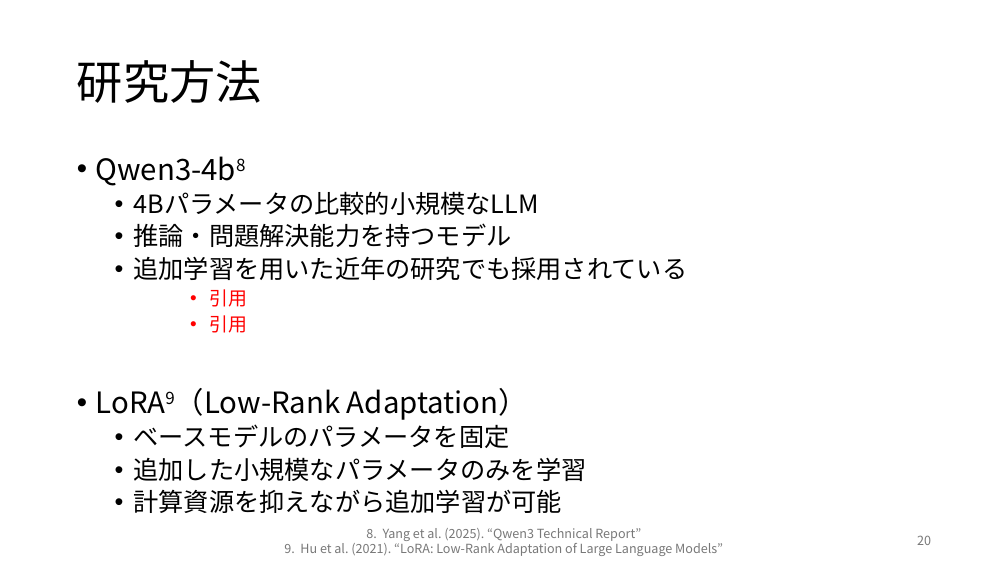
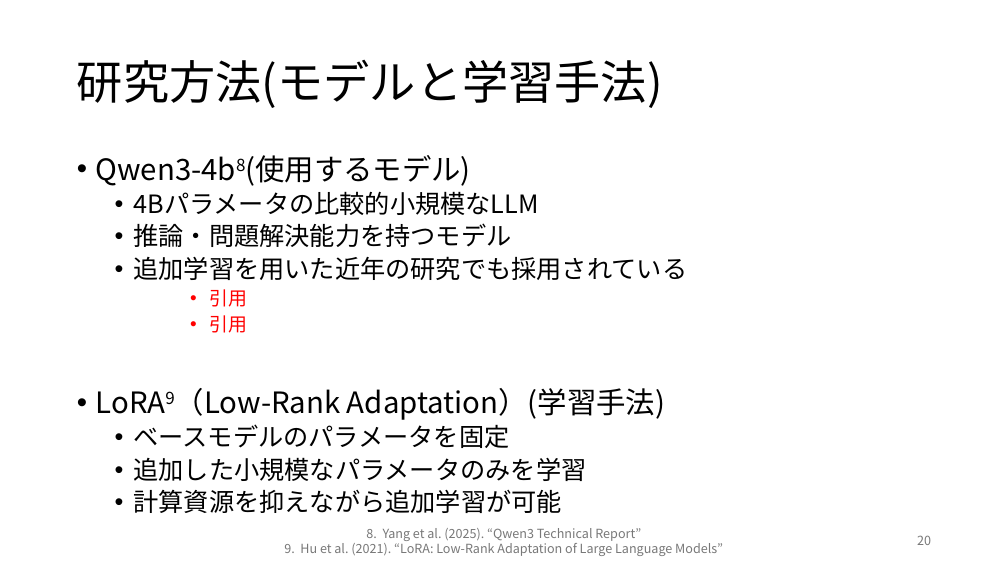
Before and after one commit to rollotea/array-task, a slide deck: slide 20 of 生成AIの追加学習による問題.pptx. Drawn at 1008x567 pixels with LibreOffice and Linux fonts; fonts in the diff are those of the drawing. Boxes give left, top, right and bottom in pixels: in the first picture for what was removed or moved away, otherwise in the second. Text is boxed around its words. In the diff, an @@ line names an element or a change of style, - is before the commit and + after.

```diff
--- a/生成AIの追加学習による問題.pptx
+++ b/生成AIの追加学習による問題.pptx
@@ title at <box>77,60,663,108</box>: text changed @@
-研究方法
+研究方法(モデルと学習手法)
@@ text at <box>96,155,470,186</box>: text changed @@
-• Qwen3-4b8
+• Qwen3-4b8(使用するモデル)
@@ text at <box>175,388,665,420</box>: text changed @@
-• LoRA9（Low-Rank Adaptation）
+• LoRA9（Low-Rank Adaptation）(学習手法)
```
Also in this commit, not shown: 3 other slides changed, 8 slides added, 1 slide removed, 17 other files.
